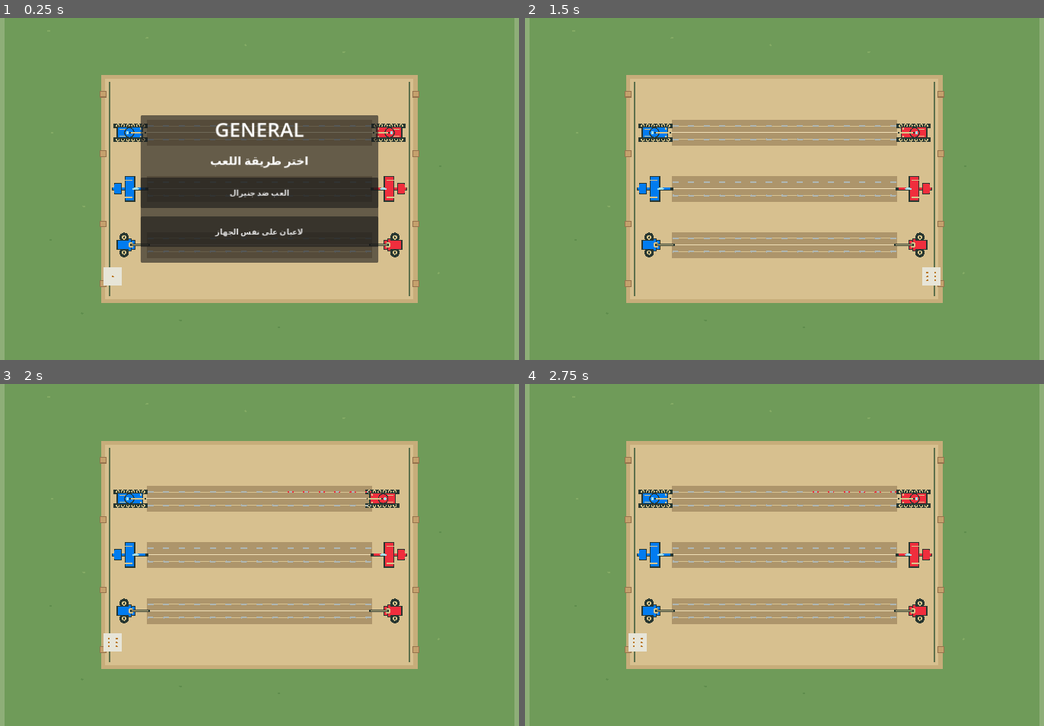
Above: before the commit, frames 1-4 (two rows, left to right).
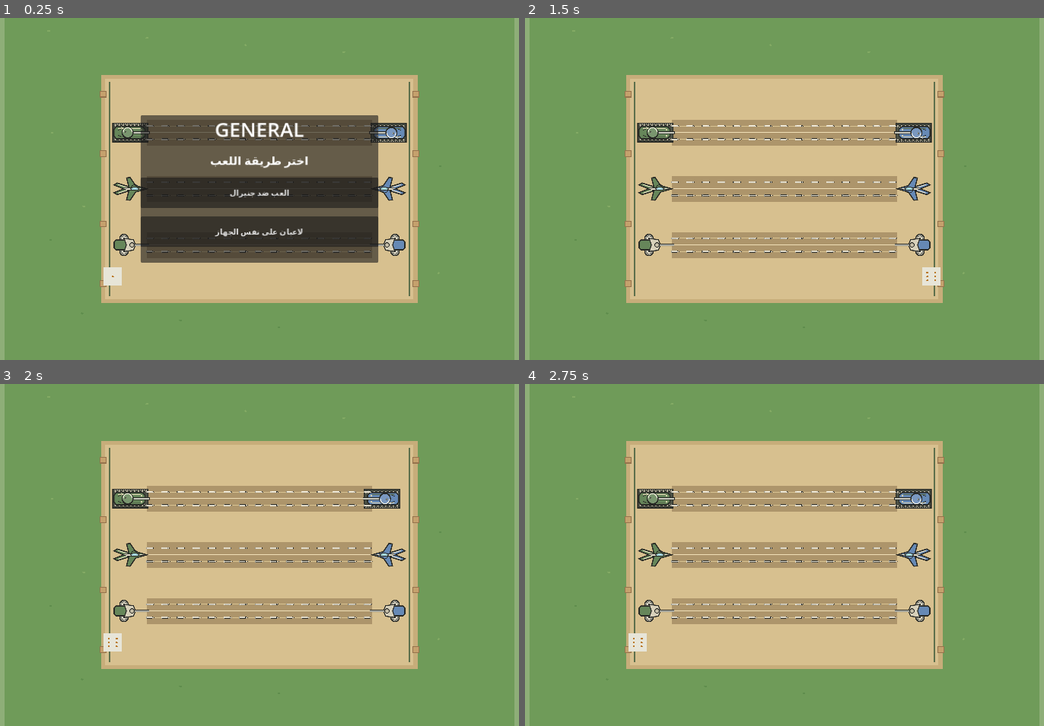
Above: after the commit, the same moments.

Repository: ahmad3aj-web/General_game
Game: Godot game, scene res://Main.tscn
Two runs of this game, one before a commit and one after it. Both use one fixed random seed, a clock stepped at 60 frames per second and the inputs below.
Inputs (mouse positions are in pixels of both pictures, inside the frame that each line leads up to):
- Up to frame 1 (0.25 s): no input
- Up to frame 2 (1.5 s): click "العب ضد جنيرال" at 0.5 s; tap Enter at 1.25 s; move the mouse to (919, 171) at 1.27 s; click (919, 171) at 1.42 s
- Up to frame 3 (2 s): no input
- Up to frame 4 (2.75 s): move the mouse to (665, 572) at 2.02 s; click (665, 572) at 2.17 s

The runs differ from the first frame. In frame 1, 1.6% of the frame differs, in the area x 21-79%, y 30-70%; in frame 2, 2.2%; in frame 3, 2.2%; in frame 4, 2.2%.

Commit message:
Replace prototype meshes with hand-drawn illustrated 2D-style sprites

Diff:
--- a/godot/Main.gd
+++ b/godot/Main.gd
@@ -30,6 +30,9 @@
 var blue_material: StandardMaterial3D
 var red_material: StandardMaterial3D
 var bullet_material: StandardMaterial3D
+var bullet_blue_material: StandardMaterial3D
+var bullet_red_material: StandardMaterial3D
+var art_texture_cache: Dictionary = {}
 var gray_material: StandardMaterial3D
 var flame_material: StandardMaterial3D
 
@@ -55,7 +58,9 @@
 func _setup_materials() -> void:
 	blue_material = _material(Color("#087cf0"), 0.18, 0.24)
 	red_material = _material(Color("#f02f3d"), 0.18, 0.24)
-	bullet_material = _material(Color("#d7e4ea"), 0.82, 0.16)
+	bullet_material = _art_material(3, Color("#aeb7b5"))
+	bullet_blue_material = _art_material(3, Color("#4d9be7"))
+	bullet_red_material = _art_material(3, Color("#e45b5b"))
 	gray_material = _material(Color("#777d7c"), 0.12, 0.82)
 	flame_material = _material(Color("#ff7b16"), 0.0, 0.3)
 	flame_material.emission_enabled = true
@@ -150,12 +155,46 @@
 				bullet_nodes.append({"node": bullet, "side": side, "lane": lane, "step": step})
 
 func _make_bullet() -> Node3D:
-	# Flat shell icon viewed from directly above.
 	var root := Node3D.new()
-	_add_box(root, Vector3(0, 0.025, 0), Vector3(0.25, 0.035, 0.085), bullet_material)
-	_add_cylinder(root, Vector3(0.135, 0.045, 0), 0.043, 0.035, Color("#d8dedb"))
-	_add_cylinder(root, Vector3(-0.13, 0.045, 0), 0.052, 0.035, Color("#7e8988"))
+	var visual := MeshInstance3D.new()
+	var mesh := QuadMesh.new()
+	mesh.size = Vector2(0.62, 0.30)
+	visual.mesh = mesh
+	visual.rotation_degrees.x = -90
+	visual.material_override = bullet_material
+	visual.set_meta("original_material", bullet_material)
+	root.add_child(visual)
 	return root
+
+func _art_material(kind: int, tint: Color) -> StandardMaterial3D:
+	var key := "%d_%s" % [kind, tint.to_html(false)]
+	if art_texture_cache.has(key):
+		var cached := StandardMaterial3D.new()
+		cached.albedo_texture = art_texture_cache[key]
+		cached.albedo_color = Color.WHITE
+		cached.shading_mode = BaseMaterial3D.SHADING_MODE_UNSHADED
+		cached.transparency = BaseMaterial3D.TRANSPARENCY_ALPHA
+		cached.cull_mode = BaseMaterial3D.CULL_DISABLED
+		return cached
+	var sub := SubViewport.new()
+	sub.size = Vector2i(256, 160)
+	sub.transparent_bg = true
+	sub.disable_3d = true
+	sub.render_target_update_mode = SubViewport.UPDATE_ALWAYS
+	var painter := Node2D.new()
+	painter.set_script(load("res://ArtPainter.gd"))
+	painter.set("kind", kind)
+	painter.set("team_color", tint)
+	sub.add_child(painter)
+	add_child(sub)
+	art_texture_cache[key] = sub.get_texture()
+	var mat := StandardMaterial3D.new()
+	mat.albedo_texture = sub.get_texture()
+	mat.albedo_color = Color.WHITE
+	mat.shading_mode = BaseMaterial3D.SHADING_MODE_UNSHADED
+	mat.transparency = BaseMaterial3D.TRANSPARENCY_ALPHA
+	mat.cull_mode = BaseMaterial3D.CULL_DISABLED
+	return mat
 
 func _build_weapons() -> void:
 	for lane in range(3):
@@ -163,94 +202,43 @@
 		_make_weapon(1, lane, 7.35)
 
 func _make_weapon(side: int, lane: int, x: float) -> void:
-	# Stylized 2D top-down sprites built from flat shapes, not imported 3D models.
 	var root := Node3D.new()
 	root.position = Vector3(x, 0.16, ROW_Z[lane])
 	root.rotation_degrees.y = 0 if side == 0 else 180
 	add_child(root)
-	var team_mat := blue_material if side == 0 else red_material
-	var dark_mat := _material(Color("#293832"), 0.0, 1.0)
-	var trim_mat := _material(Color("#d8c58b"), 0.0, 1.0)
-	var glass_mat := _material(Color("#a6e0e8"), 0.0, 1.0)
-	var shadow_mat := _material(Color("#58604c"), 0.0, 1.0)
-
-	if lane == 0:
-		# Tank silhouette: twin tracks, road wheels, angular hull, turret and cannon.
-		for z in [-0.40, 0.40]:
-			_add_box(root, Vector3(0, 0.025, z), Vector3(1.95, 0.055, 0.27), dark_mat)
-			for wheel_x in [-0.72, -0.43, -0.14, 0.15, 0.44, 0.73]:
-				_add_cylinder(root, Vector3(wheel_x, 0.065, z), 0.105, 0.055, trim_mat.albedo_color)
-				_add_cylinder(root, Vector3(wheel_x, 0.097, z), 0.055, 0.025, dark_mat.albedo_color)
-		_add_box(root, Vector3(-0.03, 0.105, 0), Vector3(1.52, 0.10, 0.68), dark_mat)
-		_add_box(root, Vector3(-0.03, 0.165, 0), Vector3(1.38, 0.075, 0.57), team_mat)
-		_add_box(root, Vector3(-0.40, 0.210, -0.20), Vector3(0.45, 0.018, 0.045), trim_mat)
-		_add_box(root, Vector3(-0.40, 0.210, 0.20), Vector3(0.45, 0.018, 0.045), trim_mat)
-		_add_cylinder(root, Vector3(-0.06, 0.225, 0), 0.30, 0.075, dark_mat.albedo_color)
-		_add_cylinder(root, Vector3(-0.06, 0.270, 0), 0.245, 0.045, team_mat.albedo_color)
-		_add_box(root, Vector3(0.42, 0.285, 0), Vector3(0.92, 0.055, 0.12), dark_mat)
-		_add_box(root, Vector3(0.43, 0.318, 0), Vector3(0.78, 0.025, 0.065), trim_mat)
-		_add_cylinder(root, Vector3(-0.17, 0.300, 0), 0.085, 0.025, glass_mat.albedo_color)
-		for z in [-0.23, 0.23]:
-			_add_cylinder(root, Vector3(0.58, 0.225, z), 0.055, 0.025, trim_mat.albedo_color)
-	elif lane == 1:
-		# Fighter aircraft silhouette with broad swept wings and a clear cockpit.
-		_add_box(root, Vector3(-0.02, 0.075, 0), Vector3(2.05, 0.045, 0.18), dark_mat)
-		_add_box(root, Vector3(-0.10, 0.105, 0), Vector3(1.86, 0.035, 0.12), team_mat)
-		_add_box(root, Vector3(-0.02, 0.115, 0), Vector3(0.58, 0.035, 1.48), dark_mat)
-		_add_box(root, Vector3(-0.02, 0.140, 0), Vector3(0.48, 0.025, 1.34), team_mat)
-		_add_box(root, Vector3(-0.70, 0.155, 0), Vector3(0.42, 0.025, 0.66), dark_mat)
-		_add_box(root, Vector3(-0.70, 0.175, 0), Vector3(0.34, 0.025, 0.56), team_mat)
-		_add_box(root, Vector3(-0.88, 0.190, 0), Vector3(0.10, 0.12, 0.46), team_mat)
-		_add_sphere(root, Vector3(0.30, 0.180, 0), Vector3(0.40, 0.035, 0.13), glass_mat)
-		for z in [-0.48, 0.48]:
-			_add_box(root, Vector3(-0.10, 0.160, z), Vector3(0.42, 0.025, 0.07), trim_mat)
-	else:
-		# Field cannon: broad wheels, compact carriage, shield and long barrel.
-		_add_box(root, Vector3(-0.24, 0.075, 0), Vector3(1.08, 0.07, 0.56), dark_mat)
-		_add_box(root, Vector3(-0.24, 0.120, 0), Vector3(0.96, 0.045, 0.46), team_mat)
-		for z in [-0.43, 0.43]:
-			_add_cylinder(root, Vector3(-0.36, 0.095, z), 0.27, 0.075, dark_mat.albedo_color)
-			_add_cylinder(root, Vector3(-0.36, 0.140, z), 0.13, 0.035, trim_mat.albedo_color)
-			_add_cylinder(root, Vector3(-0.36, 0.163, z), 0.055, 0.020, dark_mat.albedo_color)
-		_add_box(root, Vector3(-0.02, 0.180, 0), Vector3(0.18, 0.075, 0.76), dark_mat)
-		_add_box(root, Vector3(-0.02, 0.222, 0), Vector3(0.13, 0.055, 0.66), team_mat)
-		_add_cylinder(root, Vector3(0.04, 0.245, 0), 0.16, 0.035, trim_mat.albedo_color)
-		_add_box(root, Vector3(0.53, 0.265, 0), Vector3(1.12, 0.06, 0.12), dark_mat)
-		_add_box(root, Vector3(0.54, 0.302, 0), Vector3(0.95, 0.025, 0.065), trim_mat)
+	var team_color := Color("#66865a") if side == 0 else Color("#6689b5")
+	var art := _art_material(lane, team_color)
+	var visual := MeshInstance3D.new()
+	var quad := QuadMesh.new()
+	quad.size = Vector2(2.55, 1.60)
+	visual.mesh = quad
+	visual.rotation_degrees.x = -90
+	visual.material_override = art
+	visual.set_meta("original_material", art)
+	root.add_child(visual)
 
 	var label := Label3D.new()
 	label.text = WEAPON_NAMES[lane]
-	label.position = Vector3(0, 0.42, -0.76)
-	label.font_size = 34
-	label.outline_size = 8
+	label.position = Vector3(0, 0.48, -1.02)
+	label.font_size = 30
+	label.outline_size = 7
 	label.modulate = Color("#fff7df")
 	root.add_child(label)
 
-	# Flat flame/smoke markers appear only after a weapon is destroyed.
 	var fire := Node3D.new()
 	fire.name = "DestroyedFire"
 	fire.visible = false
-	fire.position = Vector3(0, 0.34, 0)
+	fire.position = Vector3(0, 0.18, 0)
+	var explosion := MeshInstance3D.new()
+	var explosion_quad := QuadMesh.new()
+	explosion_quad.size = Vector2(1.8, 1.5)
+	explosion.mesh = explosion_quad
+	explosion.rotation_degrees.x = -90
+	var explosion_mat := _art_material(4, Color.WHITE)
+	explosion.material_override = explosion_mat
+	explosion.set_meta("original_material", explosion_mat)
+	fire.add_child(explosion)
 	root.add_child(fire)
-	for i in range(5):
-		var spark := MeshInstance3D.new()
-		var spark_mesh := CylinderMesh.new()
-		spark_mesh.top_radius = 0.0
-		spark_mesh.bottom_radius = 0.12 + float(i % 2) * 0.05
-		spark_mesh.height = 0.035
-		spark.mesh = spark_mesh
-		spark.position = Vector3(-0.34 + float(i) * 0.17, 0.02, 0.0 if i % 2 == 0 else 0.16)
-		spark.material_override = flame_material
-		fire.add_child(spark)
-	var smoke := MeshInstance3D.new()
-	var smoke_mesh := CylinderMesh.new()
-	smoke_mesh.top_radius = 0.20
-	smoke_mesh.bottom_radius = 0.20
-	smoke_mesh.height = 0.025
-	smoke.mesh = smoke_mesh
-	smoke.position = Vector3(0, 0.04, -0.12)
-	smoke.material_override = _material(Color("#555a54"), 0.0, 1.0)
-	fire.add_child(smoke)
 
 	weapon_roots.append({"root": root, "side": side, "lane": lane})
 	var area := Area3D.new()
@@ -783,11 +771,7 @@
 		var target_color := (Color("#087cf0") if side == 0 else Color("#f02f3d")) if filled else Color("#aeb7b5")
 		for child in mesh_node.get_children():
 			if child is MeshInstance3D:
-				var mat := child.material_override as StandardMaterial3D
-				if mat:
-					mat.albedo_color = target_color if filled else Color("#aeb7b5")
-					mat.emission_enabled = filled
-					mat.emission = target_color * 0.16 if filled else Color.BLACK
+				child.material_override = (bullet_blue_material if side == 0 else bullet_red_material) if filled else bullet_material
 	for item in weapon_roots:
 		var side: int = item["side"]
 		var lane: int = item["lane"]
